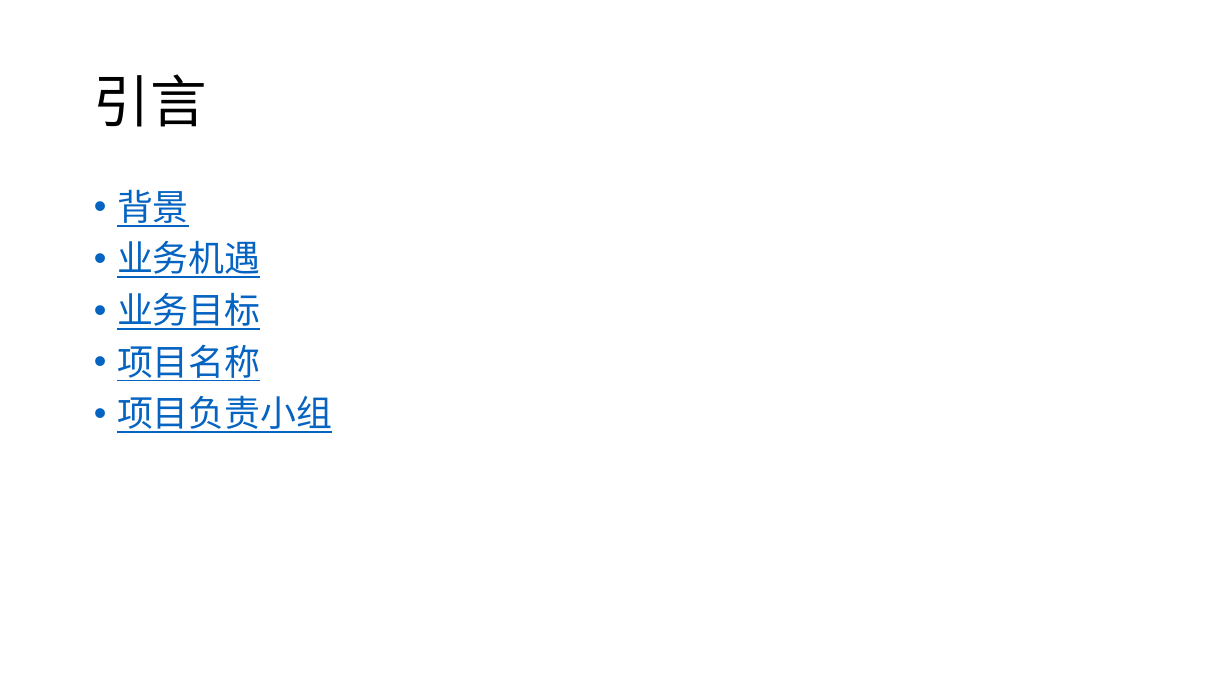
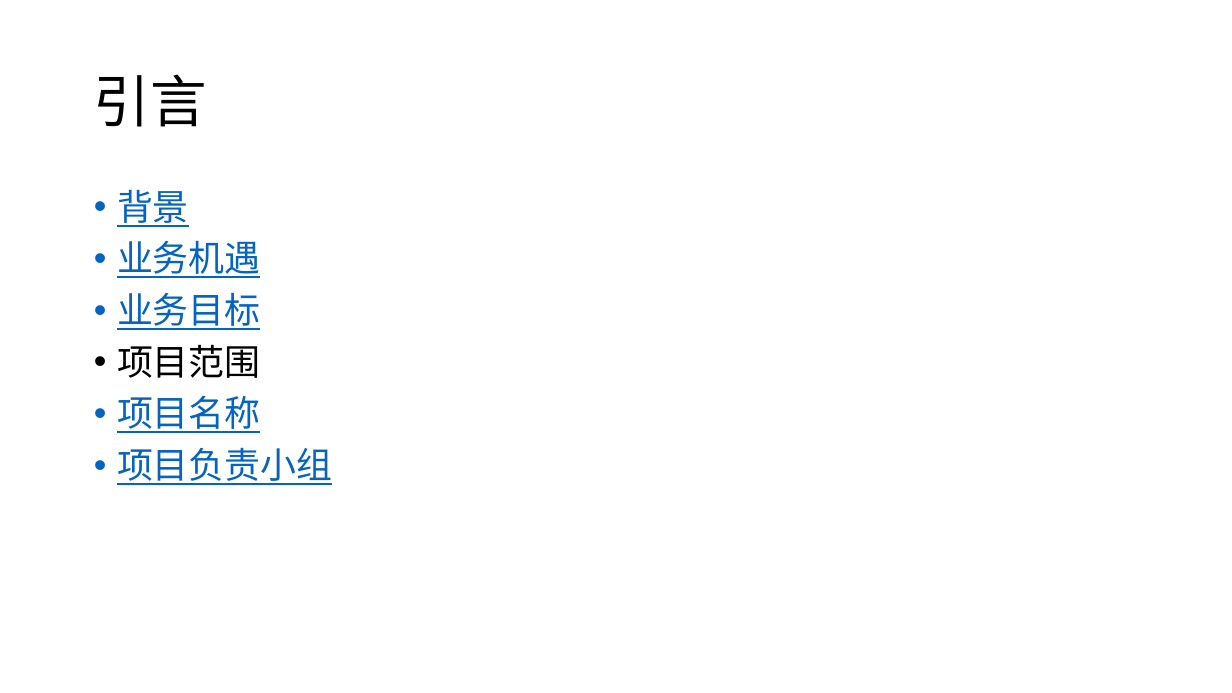
Before and after one commit to twn422/PRD2017, a slide deck: slide 3 of PRD-2017-G24/STW/受控文件/分析设计/项目总体计划/总体项目计划.pptx (slide 2 before the commit). Drawn at 1232x693 pixels with LibreOffice and Linux fonts; fonts in the diff are those of the drawing. Boxes give left, top, right and bottom in pixels: in the first picture for what was removed or moved away, otherwise in the second. Text is boxed around its words. In the diff, an @@ line names an element or a change of style, - is before the commit and + after.

Commit message:
总体项目计划正式版

```diff
--- a/PRD-2017-G24/STW/受控文件/分析设计/项目总体计划/总体项目计划.pptx
+++ b/PRD-2017-G24/STW/受控文件/分析设计/项目总体计划/总体项目计划.pptx
@@ text at (117, 344, 261, 378): paragraph added @@
+• 项目范围
```
Also in this commit, not shown: 8 other slides changed, 13 slides added, 1 slide removed, 6 other files.
